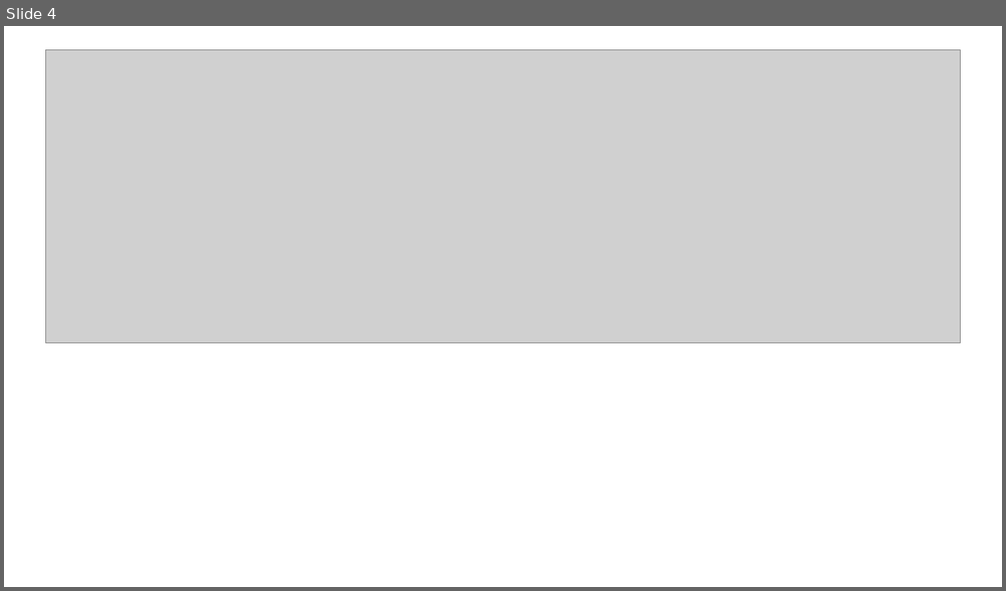
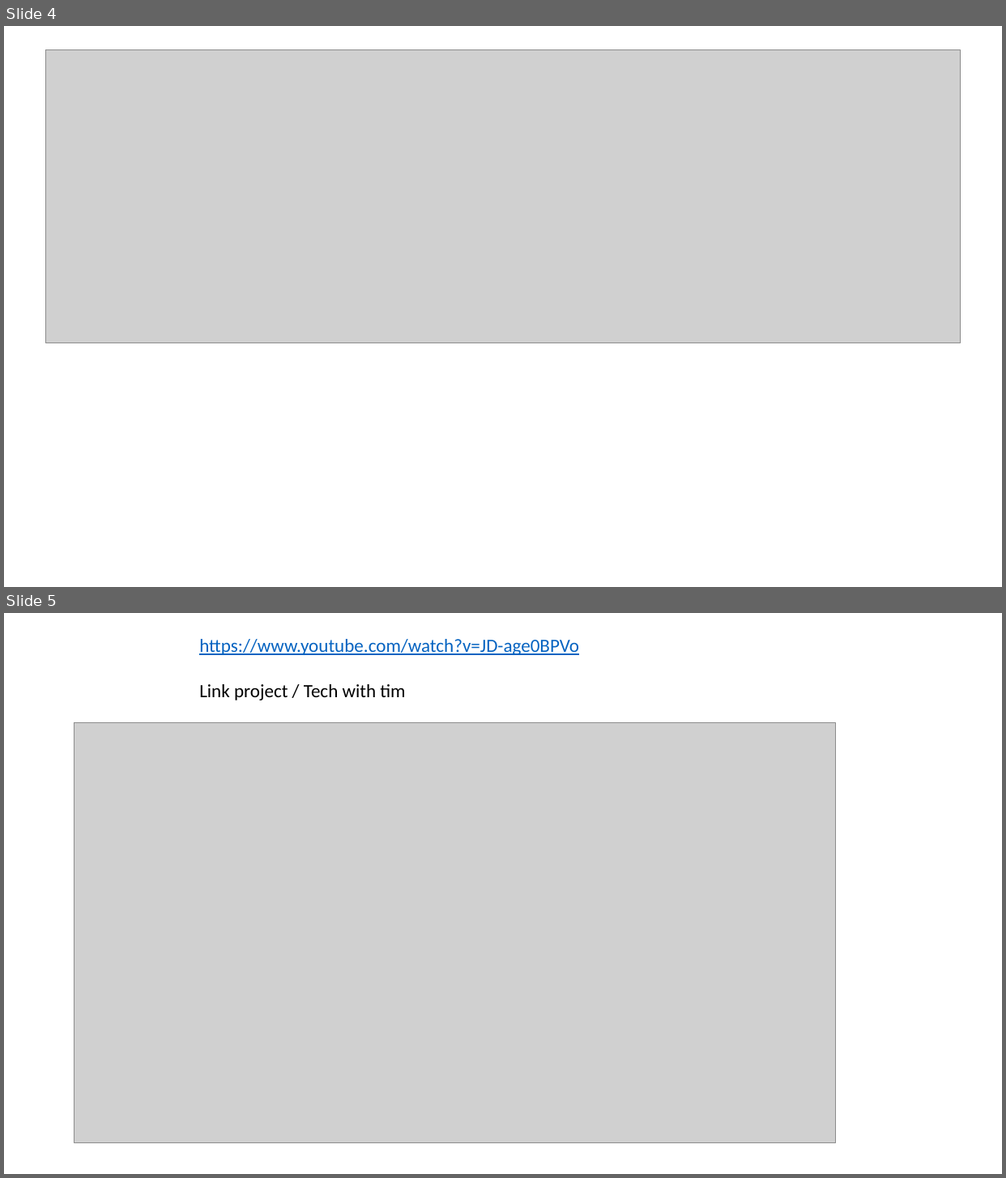
Before and after one commit to Witaya252525/Django_ProJect_2024, a slide deck: Project_001/MEMO.pptx. Shown one above the other, each under a label of ours: slide 4 before the commit, slides 4 and 5 after it. The pictures are 1006x591 and 1006x1178 pixels, drawn with LibreOffice and Linux fonts; fonts in the diff are those of the drawing; grey boxes stand for pictures. Boxes give left, top, right and bottom in pixels: in the first picture for what was removed or moved away, otherwise in the second. Text is boxed around its words. In the diff, an @@ line names an element or a change of style, - is before the commit and + after.

Commit message:
ok

```diff
--- a/Project_001/MEMO.pptx
+++ b/Project_001/MEMO.pptx
@@ slide 5 added at (x1=4, y1=613, x2=1002, y2=1174), background #FFFFFF @@
@@ text added at (x1=199, y1=639, x2=579, y2=700), 18 pt, text #0563C1, underline @@
+https://www.youtube.com/watch?v=JD-age0BPVo
+Link project / Tech with tim
@@ picture added at (x1=74, y1=723, x2=836, y2=1143) @@
```
Also in this commit, not shown: 1 slide removed.
